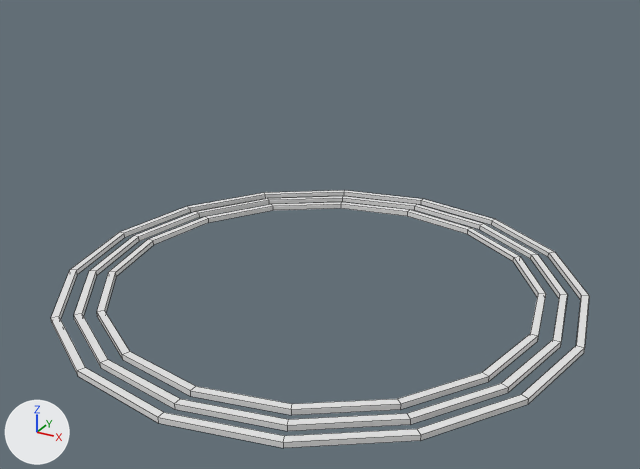
The FBX model Assets/_TheDevalibar/GA/Assets/Environment/Props/M_Table_LV2_Podo.fbx, before and after one commit.
Before and after are seen from a 50 mm lens placed at (1.422, -2.599, 1.512), pointed at (0.028, -0.064, 0.245). Arrows for +X, +Y and +Z are at lower left; the lights stay in place. The first picture is the older version. Mesh edges are drawn as thin lines.

The first picture shows 'M_Table_Podo'.
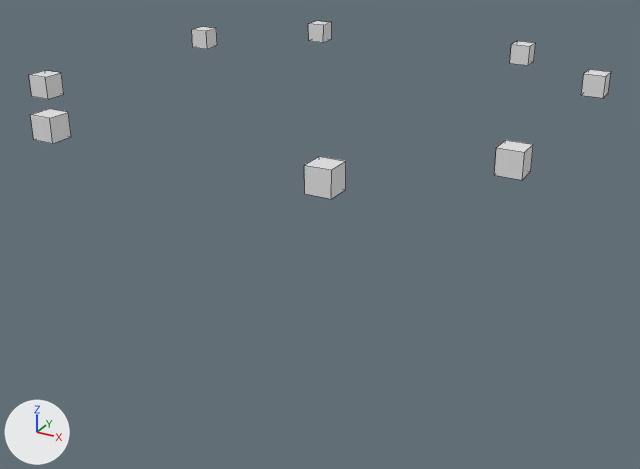
The change, as JSON lines over the scene's bpy script:
```json
{"block": "me_circle_002", "where": "# used by ob_m_table_podo; location = (0.0, 0.0, 0.0)"}
{"op": "remove", "block": "me_circle_002", "code": "me_circle_002.from_pydata(...)  # 192 vertices, 144 faces; spans x -0.97..0.97, y -0.97..0.97, z 0.0..0.02"}
{"op": "add", "block": "me_circle_002", "code": "me_circle_002.from_pydata(...)  # 64 vertices, 48 faces; spans x -0.85..0.85, y -0.84..0.84, z 0.73..0.81"}
{"block": "me_circle_002", "change": "me_circle_002 part 1: a new loose piece, a box spanning x 0.413..0.487, y -0.842..-0.769, z 0.734..0.808, in mat_mat_tablelv2_podo (white #e7e7e7)"}
{"block": "me_circle_002", "change": "me_circle_002 part 2: a new loose piece, a box spanning x 0.775..0.849, y -0.492..-0.418, z 0.734..0.808, in mat_mat_tablelv2_podo (white #e7e7e7)"}
{"block": "me_circle_002", "change": "me_circle_002 part 3: a new loose piece, a box spanning x -0.487..-0.413, y -0.842..-0.769, z 0.734..0.808, in mat_mat_tablelv2_podo (white #e7e7e7)"}
{"block": "me_circle_002", "change": "me_circle_002 part 4: a new loose piece, a box spanning x -0.849..-0.775, y -0.492..-0.418, z 0.734..0.808, in mat_mat_tablelv2_podo (white #e7e7e7)"}
{"block": "me_circle_002", "change": "me_circle_002 part 5: a new loose piece, a box spanning x 0.413..0.487, y 0.769..0.842, z 0.734..0.808, in mat_mat_tablelv2_podo (white #e7e7e7)"}
{"block": "me_circle_002", "change": "me_circle_002 part 6: a new loose piece, a box spanning x 0.775..0.849, y 0.418..0.492, z 0.734..0.808, in mat_mat_tablelv2_podo (white #e7e7e7)"}
{"block": "me_circle_002", "change": "me_circle_002 part 7: a new loose piece, a box spanning x -0.487..-0.413, y 0.769..0.842, z 0.734..0.808, in mat_mat_tablelv2_podo (white #e7e7e7)"}
{"block": "me_circle_002", "change": "me_circle_002 part 8: a new loose piece, a box spanning x -0.849..-0.775, y 0.418..0.492, z 0.734..0.808, in mat_mat_tablelv2_podo (white #e7e7e7)"}
{"block": "me_circle_002", "change": "me_circle_002 part 9: the loose piece of 64 vertices spanning x -0.82..0.82, y -0.82..0.82, z 0.0..0.02 is deleted"}
{"block": "me_circle_002", "change": "me_circle_002 part 10: the loose piece of 64 vertices spanning x -0.97..0.97, y -0.97..0.97, z 0.0..0.02 is deleted"}
{"block": "me_circle_002", "change": "me_circle_002 part 11: the loose piece of 64 vertices spanning x -0.9..0.9, y -0.9..0.9, z 0.0..0.02 is deleted"}
```

Pixel boxes (x1, y1, x2, y2) of what changed, in the pictures (640 x 469 px):
```json
{"object": "M_Table_Podo", "change": "reshaped", "before": [51, 190, 589, 448], "after": [29, 21, 611, 199], "on screen": "8% wider, 31% shorter"}
{"part": 1, "of": "me_circle_002", "change": "added", "after": [304, 156, 346, 199]}
{"part": 2, "of": "me_circle_002", "change": "added", "after": [494, 140, 533, 180]}
{"part": 3, "of": "me_circle_002", "change": "added", "after": [30, 109, 71, 144]}
{"part": 4, "of": "me_circle_002", "change": "added", "after": [29, 70, 64, 99]}
{"part": 5, "of": "me_circle_002", "change": "added", "after": [510, 41, 536, 66]}
{"part": 6, "of": "me_circle_002", "change": "added", "after": [581, 69, 611, 98]}
{"part": 7, "of": "me_circle_002", "change": "added", "after": [308, 21, 332, 43]}
{"part": 8, "of": "me_circle_002", "change": "added", "after": [192, 27, 217, 49]}
{"part": 9, "of": "me_circle_002", "change": "deleted", "before": [97, 202, 546, 415]}
{"part": 10, "of": "me_circle_002", "change": "deleted", "before": [51, 190, 589, 448]}
{"part": 11, "of": "me_circle_002", "change": "deleted", "before": [74, 196, 567, 431]}
```
